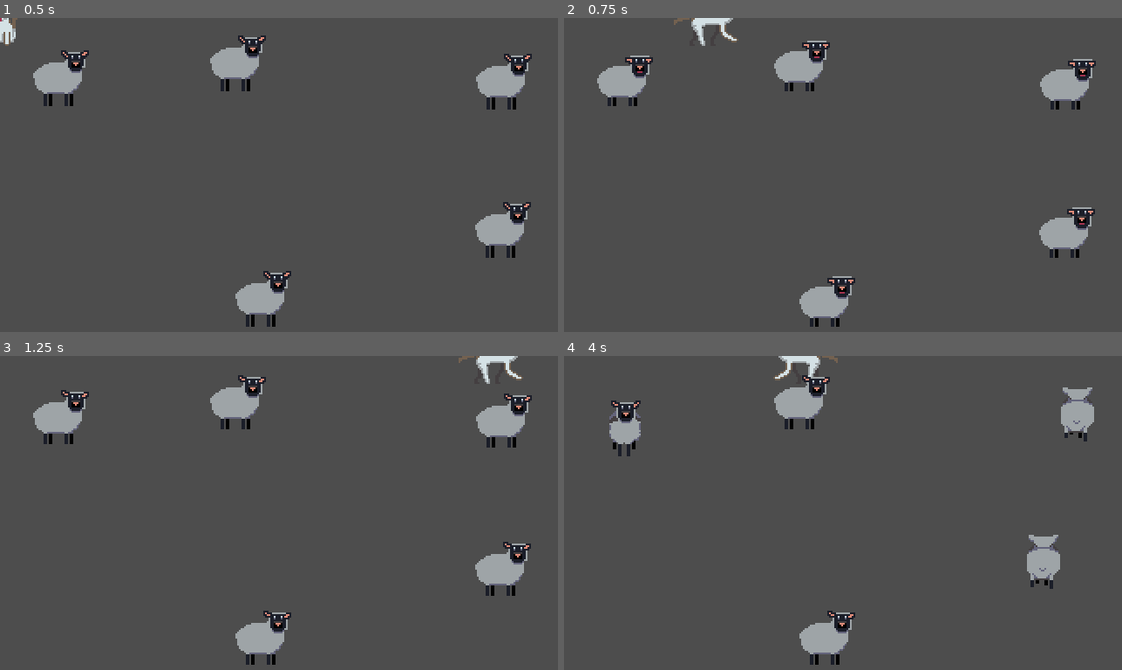
Above: before the commit, frames 1-4 (two rows, left to right).
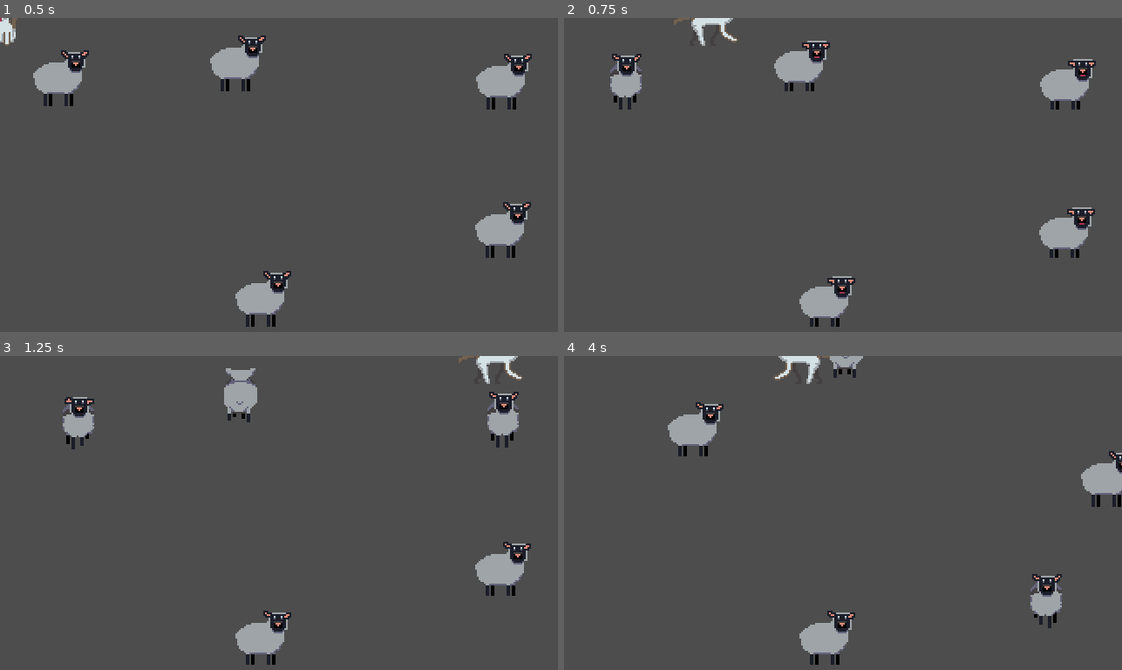
Above: after the commit, the same moments.

Repository: rottabonus/seppo_the_sheepdog
Game: Godot game, scene res://main.tscn
Two runs of this game, one before a commit and one after it. Both use one fixed random seed, a clock stepped at 60 frames per second and the inputs below.
Inputs:
- Up to frame 1 (0.5 s): no input
- Up to frame 2 (0.75 s): hold Right (move_right) from 0.53 s (still down); hold Space (bark) from 0.53 s (still down)
- Up to frame 3 (1.25 s): keep holding Right (move_right); keep holding Space (bark)
- Up to frame 4 (4 s): release Right (move_right) at 1.28 s; release Space (bark) at 1.28 s; hold Down (move_down) 1.28-2.03 s; tap Space (bark) at 1.35, 2.85 s; hold Right (move_right) 2.03-2.78 s; hold Space (bark) 2.03-2.78 s; hold Up (move_up) 2.78-3.53 s; hold Left (move_left) from 3.53 s (still down); hold Space (bark) from 3.53 s (still down)

Frame 1 is identical in both runs. In frame 2, 0.7% of the frame differs, in the area x 5-16%, y 11-30%; in frame 3, 2.8%; in frame 4, 5.8%, in the area x 8-100%, y 0-87%.

Commit message:
Add first bark-and-move interaction

Diff:
--- /dev/null
+++ b/SheepBarkMove.gd
@@ -0,0 +1,28 @@
+extends State
+class_name SheepBarkMove
+
+@export var sheep: CharacterBody2D
+@export var move_speed: = 20.0
+
+var move_direction: Vector2
+var move_time: float
+
+func calculate_direction():
+	move_direction = Vector2(randf_range(-1, 1), randf_range(-1,1)).normalized()
+	move_time = 2
+
+func enter():
+	calculate_direction()
+
+func update(delta: float):
+	if move_time > 0:
+		move_time -= delta
+
+	else:
+		Transitioned.emit(self, "SheepIdle")
+		if sheep:
+			sheep.velocity = Vector2()
+
+func physics_update(delta: float):
+	if sheep:
+		sheep.velocity = move_direction * move_speed
--- a/player.gd
+++ b/player.gd
@@ -1,13 +1,14 @@
 extends Area2D
 
-@export var speed = 400 # How fast the player will move (pixels/sec).
-var screen_size # Size of the game window.
+@export var speed = 400
+var screen_size
+signal BarkMovement
 
 func _ready():
 	screen_size = get_viewport_rect().size
 
 func _process(delta):
-	var velocity = Vector2.ZERO # The player's movement vector.
+	var velocity = Vector2.ZERO
 	if Input.is_action_pressed("move_right"):
 		velocity.x += 1
 	if Input.is_action_pressed("move_left"):
@@ -19,6 +20,12 @@
 
 	if Input.is_action_pressed("bark"):
 		$AudioStreamPlayer.play()
+		$BarkInfluence/CollisionShape2D.set_disabled(false)
+		$BarkTimer.start()
+
+		var bodies = $BarkInfluence.get_overlapping_bodies()
+		for body in bodies:
+			body.move_from_bark()
 
 	if velocity.length() > 0:
 		velocity = velocity.normalized() * speed
@@ -29,3 +36,7 @@
 
 	position += velocity * delta
 	position = position.clamp(Vector2.ZERO, screen_size)
+
+
+func _on_bark_timer_timeout():
+	$BarkInfluence/CollisionShape2D.set_disabled(true)
--- a/player.tscn
+++ b/player.tscn
@@ -119,7 +119,10 @@
 }]
 
 [sub_resource type="RectangleShape2D" id="RectangleShape2D_qb8s3"]
-size = Vector2(31, 31)
+size = Vector2(31, 37)
+
+[sub_resource type="CircleShape2D" id="CircleShape2D_207c1"]
+radius = 44.0454
 
 [node name="Player" type="Area2D"]
 script = ExtResource("1_q0ssl")
@@ -130,9 +133,22 @@
 frame_progress = 0.00263363
 
 [node name="CollisionShape2D" type="CollisionShape2D" parent="."]
-position = Vector2(-0.500001, 0.5)
+position = Vector2(3.5, 0.500014)
 rotation = 1.5708
 shape = SubResource("RectangleShape2D_qb8s3")
+disabled = true
 
 [node name="AudioStreamPlayer" type="AudioStreamPlayer" parent="."]
 stream = ExtResource("5_3jcr5")
+
+[node name="BarkInfluence" type="Area2D" parent="."]
+
+[node name="CollisionShape2D" type="CollisionShape2D" parent="BarkInfluence"]
+position = Vector2(3, 1)
+shape = SubResource("CircleShape2D_207c1")
+disabled = true
+
+[node name="BarkTimer" type="Timer" parent="."]
+wait_time = 0.5
+
+[connection signal="timeout" from="BarkTimer" to="." method="_on_bark_timer_timeout"]
--- a/project.godot
+++ b/project.godot
@@ -19,8 +19,8 @@
 
 window/size/viewport_width=320
 window/size/viewport_height=180
-window/size/window_width_override=640
-window/size/window_height_override=360
+window/size/window_width_override=1280
+window/size/window_height_override=720
 window/energy_saving/keep_screen_on=false
 window/stretch/mode="canvas_items"
 
--- a/sheep.gd
+++ b/sheep.gd
@@ -19,3 +19,7 @@
 
 	else:
 		$AnimatedSprite2D.play("idle")
+
+
+func move_from_bark():
+	$StateMachine.change_state("SheepBarkMove")
--- a/sheep.tscn
+++ b/sheep.tscn
@@ -9,6 +9,7 @@
 [ext_resource type="Script" path="res://sheep_walk.gd" id="7_enqrc"]
 [ext_resource type="Script" path="res://sheep_state_factory.gd" id="7_vondy"]
 [ext_resource type="Script" path="res://sheep_idle.gd" id="9_7er7s"]
+[ext_resource type="Script" path="res://SheepBarkMove.gd" id="10_vvfto"]
 
 [sub_resource type="AtlasTexture" id="AtlasTexture_iqxb3"]
 atlas = ExtResource("2_40vdm")
@@ -230,7 +231,7 @@
 [sub_resource type="CapsuleShape2D" id="CapsuleShape2D_cdko4"]
 radius = 12.0
 
-[node name="Sheep" type="CharacterBody2D"]
+[node name="Sheep" type="CharacterBody2D" groups=["Sheep"]]
 script = ExtResource("1_gjao2")
 
 [node name="AnimatedSprite2D" type="AnimatedSprite2D" parent="."]
@@ -241,6 +242,7 @@
 position = Vector2(0, -1)
 rotation = 1.5708
 shape = SubResource("CapsuleShape2D_cdko4")
+debug_color = Color(0.65199, 0.447042, 0.696309, 0.42)
 
 [node name="StateMachine" type="Node" parent="." node_paths=PackedStringArray("initial_state")]
 script = ExtResource("7_vondy")
@@ -252,3 +254,7 @@
 
 [node name="SheepIdle" type="Node" parent="StateMachine"]
 script = ExtResource("9_7er7s")
+
+[node name="SheepBarkMove" type="Node" parent="StateMachine" node_paths=PackedStringArray("sheep")]
+script = ExtResource("10_vvfto")
+sheep = NodePath("../..")
--- a/sheep_state_factory.gd
+++ b/sheep_state_factory.gd
@@ -7,6 +7,7 @@
 
 func _ready():
 	for child in get_children():
+		print(child)
 		if child is State:
 			states[child.name.to_lower()] = child
 			child.Transitioned.connect(on_child_transition)
@@ -14,6 +15,17 @@
 	if initial_state:
 		initial_state.enter()
 		current_state = initial_state
+
+func change_state(state_name):
+	if current_state:
+		current_state.exit()
+
+	var new_state = states.get(state_name.to_lower())
+	if !new_state:
+		return
+
+	new_state.enter()
+	current_state = new_state
 
 func _process(delta):
 	if current_state:
Not shown: 1 places in player.tscn that only renumber resources
Not shown: 1 places in sheep.tscn that only renumber resources
